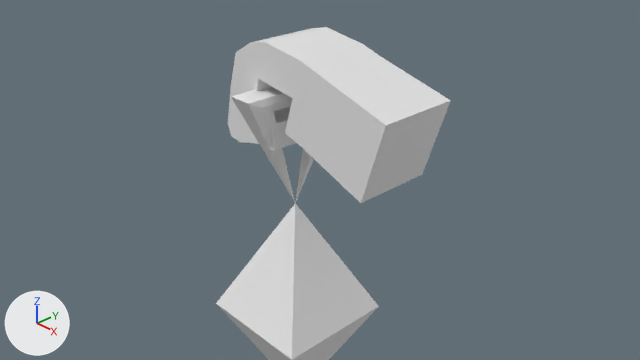
Before and after pictures for a commit that changed the Blender file Star/Content/Geometry/Meshes/star.blend.
One viewpoint serves both versions: the file's camera 'Camera'. Lighting does not change. The marker at lower left points along +X, +Y and +Z.
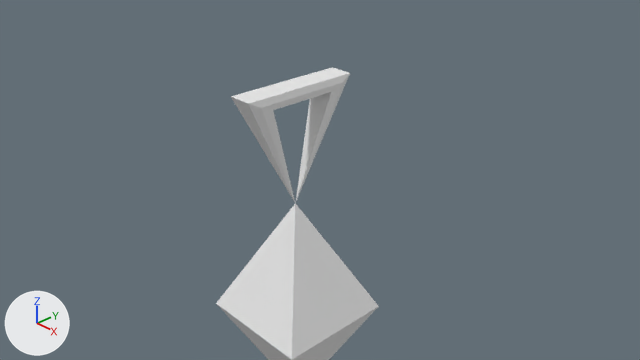
Where the change shows, as pixel boxes [x1, y1, x2, y2] in the pictures (640 x 360 px):
'Cube.001', deleted
    before: [228, 27, 451, 203]

Diff of the bpy script that builds the scene:
```diff
--- a/Star/Content/Geometry/Meshes/star.blend.py
+++ b/Star/Content/Geometry/Meshes/star.blend.py
@@ ob_cube_001 @@
-ob_cube_001 = bpy.data.objects.new('Cube.001', me_cube_001)
-ob_cube_001.location = (1.5, 0.0, 2.01)
```
